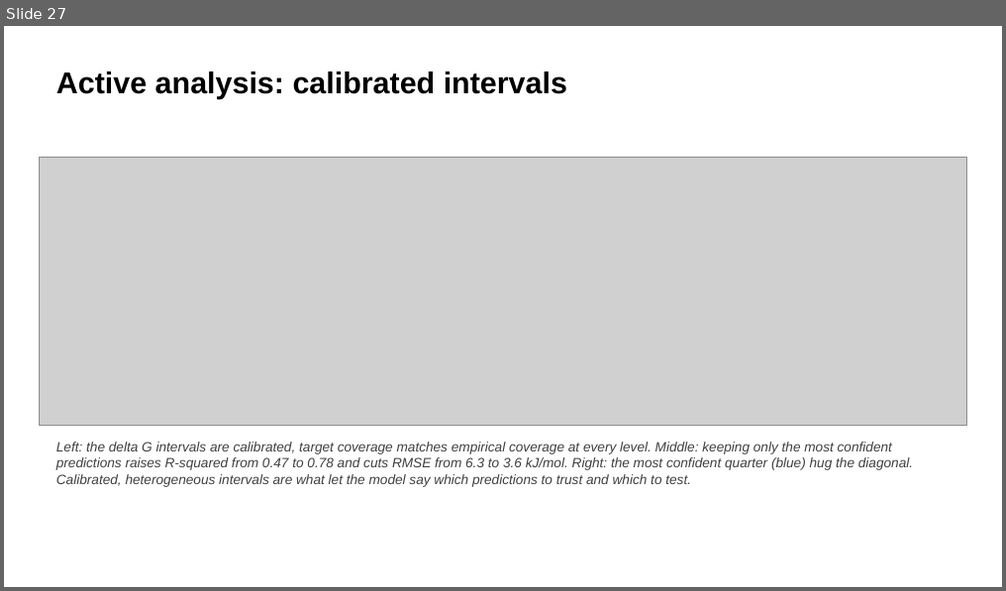
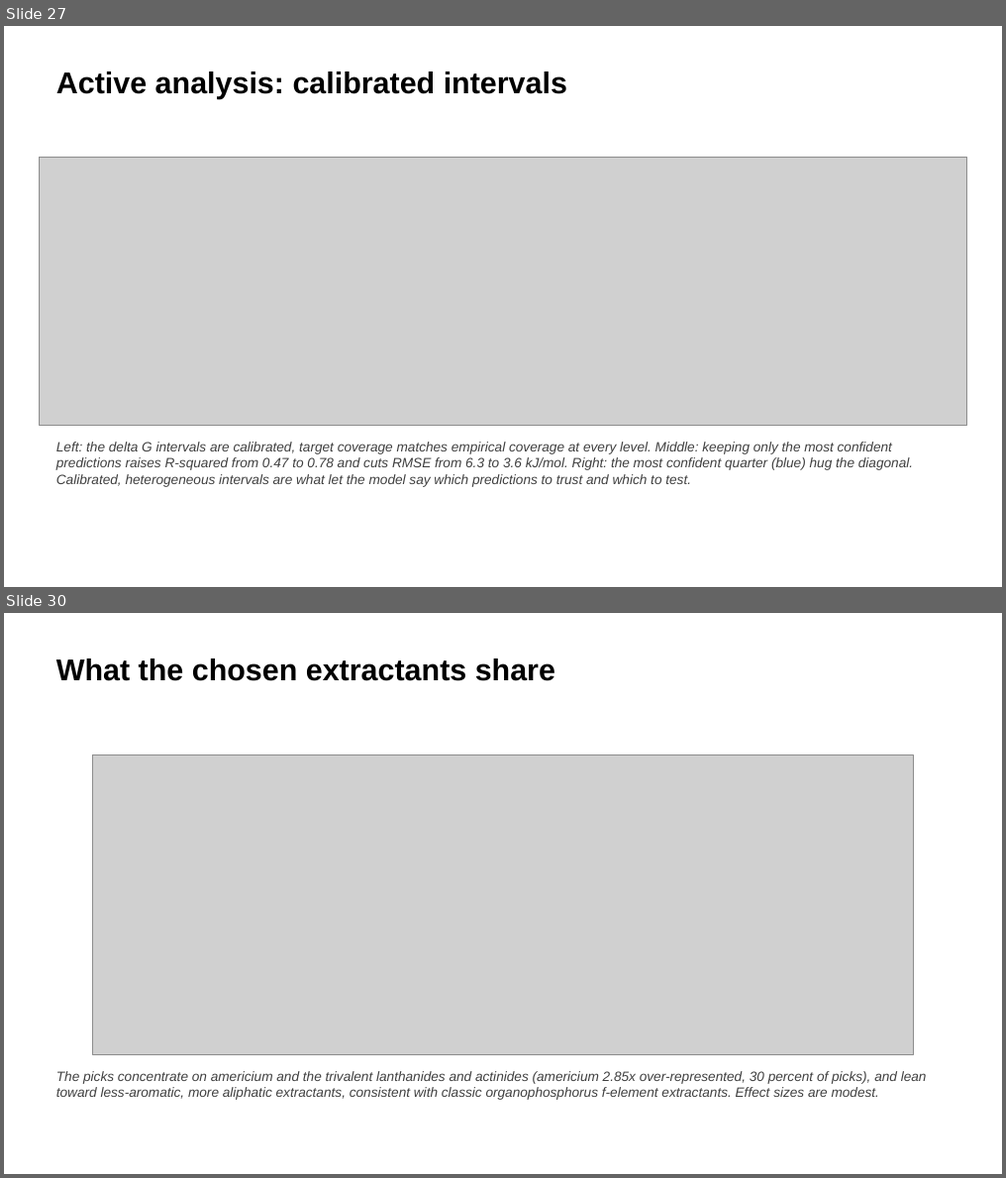
Before and after one commit to SkyEpstein/Machine-learning-to-separate-f-elements-2, a slide deck: docs/REE_Results_Slides_Final.pptx. Shown one above the other, each under a label of ours: slide 27 before the commit, slides 27 and 30 after it; the slides between them are not shown. The pictures are 1006x591 and 1006x1178 pixels, drawn with LibreOffice and Linux fonts; fonts in the diff are those of the drawing; grey boxes stand for pictures. Boxes give left, top, right and bottom in pixels: in the first picture for what was removed or moved away, otherwise in the second. Text is boxed around its words. In the diff, an @@ line names an element or a change of style, - is before the commit and + after.

```diff
--- a/docs/REE_Results_Slides_Final.pptx
+++ b/docs/REE_Results_Slides_Final.pptx
@@ slide 30 added at (4, 613, 1002, 1174), background #FFFFFF @@
@@ text added at (56, 659, 555, 681), 29 pt, text #000000, bold @@
+What the chosen extractants share
@@ picture added at (92, 756, 914, 1055) @@
@@ text added at (56, 1071, 927, 1100), 13 pt, text #404040, italic @@
+The picks concentrate on americium and the trivalent lanthanides and actinides (americium 2.85x over-represented, 30 percent of picks), and lean toward less-aromatic, more aliphatic extractants, consistent with classic organophosphorus f-element extractants. Effect sizes are modest.
```
Also in this commit, not shown: 2 slides changed, 2 other slides added, 5 other files.
